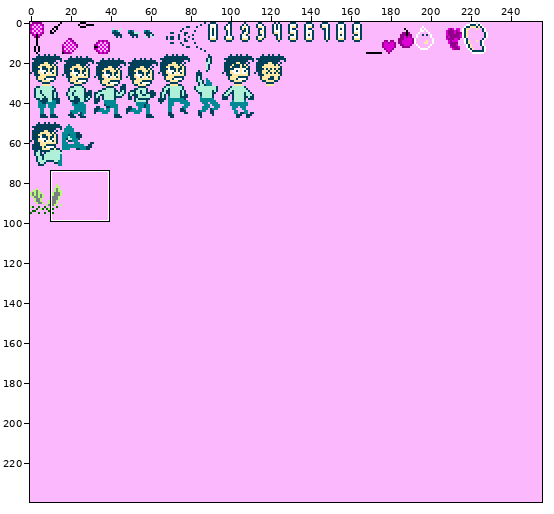
A sprite sheet gets an edit: sprites.png. Above, an overview of the earlier version with the close-up marked.
Close-up. First the earlier version:
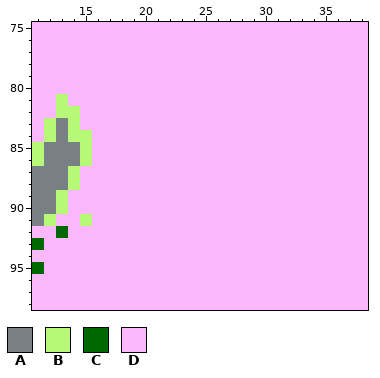
The file is 256x240 pixels. Shown: x 11..38, y 75..98.
Palette (. is transparent): A #788084  B #b8f878  C #006800  D #fcb8fc
Pixels before, first column x 11:
75 DDDDDDDDDDDDDDDDDDDDDDDDDDDD
76 DDDDDDDDDDDDDDDDDDDDDDDDDDDD
77 DDDDDDDDDDDDDDDDDDDDDDDDDDDD
78 DDDDDDDDDDDDDDDDDDDDDDDDDDDD
79 DDDDDDDDDDDDDDDDDDDDDDDDDDDD
80 DDDDDDDDDDDDDDDDDDDDDDDDDDDD
81 DDBDDDDDDDDDDDDDDDDDDDDDDDDD
82 DDBBDDDDDDDDDDDDDDDDDDDDDDDD
83 DBABDDDDDDDDDDDDDDDDDDDDDDDD
84 DBABBDDDDDDDDDDDDDDDDDDDDDDD
85 BAAABDDDDDDDDDDDDDDDDDDDDDDD
86 BAAABDDDDDDDDDDDDDDDDDDDDDDD
87 AAABDDDDDDDDDDDDDDDDDDDDDDDD
88 AAABDDDDDDDDDDDDDDDDDDDDDDDD
89 AABDDDDDDDDDDDDDDDDDDDDDDDDD
90 AABDDDDDDDDDDDDDDDDDDDDDDDDD
91 ABDDBDDDDDDDDDDDDDDDDDDDDDDD
92 DDCDDDDDDDDDDDDDDDDDDDDDDDDD
93 CDDDDDDDDDDDDDDDDDDDDDDDDDDD
94 DDDDDDDDDDDDDDDDDDDDDDDDDDDD
95 CDDDDDDDDDDDDDDDDDDDDDDDDDDD
96 DDDDDDDDDDDDDDDDDDDDDDDDDDDD
97 DDDDDDDDDDDDDDDDDDDDDDDDDDDD
98 DDDDDDDDDDDDDDDDDDDDDDDDDDDD
And afterwards:
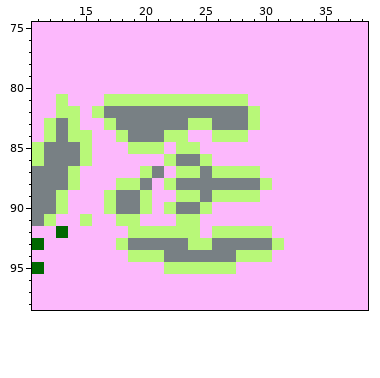
Change:
{"y":81,"x":17,"old":"DDDDDDDDDDDD","new":"BBBBBBBBBBBB"}
{"y":82,"x":16,"old":"DDDDDDDDDDDDDD","new":"BAAAAAAAAAAAAB"}
{"y":83,"x":17,"old":"DDDDDDDDDDDDD","new":"BAAAAAABBAAAB"}
{"y":84,"x":18,"old":"DDDDDD","new":"BAAABB"}
{"y":84,"x":26,"old":"DDD","new":"BBB"}
{"y":85,"x":19,"old":"DDD","new":"BBB"}
{"y":85,"x":23,"old":"DD","new":"BB"}
{"y":86,"x":22,"old":"DDDD","new":"BAAB"}
{"y":87,"x":20,"old":"DD","new":"BA"}
{"y":87,"x":23,"old":"DDDDDDD","new":"BBABBBB"}
{"y":88,"x":18,"old":"DDD","new":"BBA"}
{"y":88,"x":22,"old":"DDDDDDDDD","new":"BAAAAAAAB"}
{"y":89,"x":17,"old":"DDDD","new":"BAAB"}
{"y":89,"x":23,"old":"DDDDDDD","new":"BBABBBB"}
{"y":90,"x":17,"old":"DDDD","new":"BAAB"}
{"y":90,"x":22,"old":"DDDD","new":"BAAB"}
{"y":91,"x":18,"old":"DD","new":"BB"}
{"y":91,"x":23,"old":"DD","new":"BB"}
{"y":92,"x":19,"old":"DDDDDD","new":"BBBBBB"}
{"y":92,"x":26,"old":"DDDDD","new":"BBBBB"}
{"y":93,"x":18,"old":"DDDDDDDDDDDDDD","new":"BAAAAABBAAAAAB"}
{"y":94,"x":19,"old":"DDDDDDDDDDDD","new":"BBBAAAAAABBB"}
{"y":95,"x":22,"old":"DDDDDD","new":"BBBBBB"}
